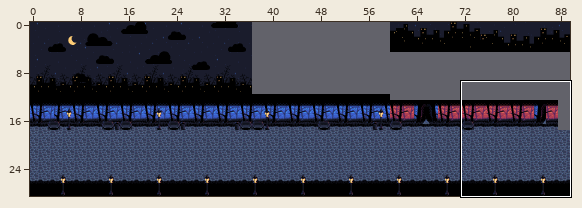
Level history. Tiled map: assets/tilemap.tmx. Above, an overview of the earlier version with the close-up marked.
Close-up. Old version:
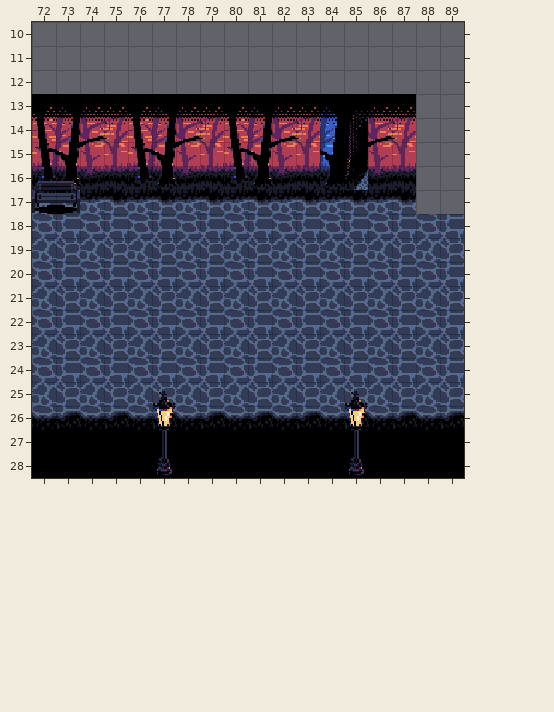
Cells are 16x16 px. Shown: x 72..89, y 10..28. The commit also changed other parts of the map, which this record leaves out. Tiles whose own drawing changed are shown in their newer look in all pictures.
Once edited:
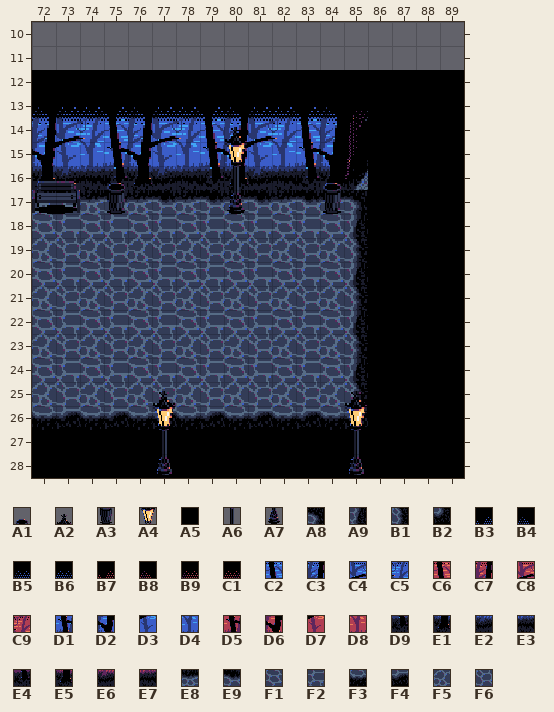
Key: from "Sombervale": A1 14, A2 16, A3 34, A4 36, A5 41, A6 56, A7 76, A8 99, A9 119, B1 139, B2 159, B3 260, B4 261, B5 262, B6 263, B7 264, B8 265, B9 266, C1 267, C2 280, C3 281, C4 282, C5 283, C6 284, C7 285, C8 286, C9 287, D1 300, D2 301, D3 302, D4 303, D5 304, D6 305, D7 306, D8 307, D9 320, E1 321, E2 322, E3 323, E4 324, E5 325, E6 326, E7 327, E8 340, E9 341, F1 360, F2 361, F3 362, F4 363, F5 380, F6 381.
__ is an empty cell.
Edits made:
Layer "Treeline":
y 12: x 72..89 __ __ __ __ __ __ __ __ __ __ __ __ __ __ __ __ __ __ -> A5 A5 A5 A5 A5 A5 A5 A5 A5 A5 A5 A5 A5 A5 A5 A5 A5 A5
y 13: x 72..83 B7 B8 B9 C1 B7 B8 B9 C1 B7 B8 B9 C1 -> B4 B5 B6 B3 B4 B5 B6 B3 B4 B5 B6 B3; x 86..89 B9 C1 __ __ -> A5 A5 A5 A5
y 14: x 72..83 C6 C7 C8 C9 C6 C7 C8 C9 C6 C7 C8 C9 -> C3 C4 C5 C2 C3 C4 C5 C2 C3 C4 C5 C2; x 86..89 C8 C9 __ __ -> A5 A5 A5 A5
y 15: x 72..83 D5 D6 D7 D8 D5 D6 D7 D8 D5 D6 D7 D8 -> D2 D3 D4 D1 D2 D3 D4 D1 D2 D3 D4 D1; x 86..89 D7 D8 __ __ -> A5 A5 A5 A5
y 16: x 72..83 E4 E5 E6 E7 E4 E5 E6 E7 E4 E5 E6 E7 -> E1 E2 E3 D9 E1 E2 E3 D9 E1 E2 E3 D9; x 86..89 E6 E7 __ __ -> A5 A5 A5 A5
y 17: x 85..89 E9 E8 E9 __ __ -> A8 A5 A5 A5 A5
y 18: x 85..89 F2 F1 F2 F1 F2 -> A9 A5 A5 A5 A5
y 19: x 85..89 F6 F5 F6 F5 F6 -> B1 A5 A5 A5 A5
y 20: x 85..89 F2 F1 F2 F1 F2 -> A9 A5 A5 A5 A5
y 21: x 85..89 F6 F5 F6 F5 F6 -> B1 A5 A5 A5 A5
y 22: x 85..89 F2 F1 F2 F1 F2 -> A9 A5 A5 A5 A5
y 23: x 85..89 F6 F5 F6 F5 F6 -> B1 A5 A5 A5 A5
y 24: x 85..89 F2 F1 F2 F1 F2 -> A9 A5 A5 A5 A5
y 25: x 85..89 F6 F5 F6 F5 F6 -> B1 A5 A5 A5 A5
y 26: x 85..89 F4 F3 F4 F3 F4 -> B2 A5 A5 A5 A5
Layer "Ground":
y 14: x 80 __ -> A2
y 15: x 80 __ -> A4
y 16: x 75 __ -> A1; x 80 __ -> A6; x 84 __ -> A1
y 17: x 75 __ -> A3; x 80 __ -> A7; x 84 __ -> A3
